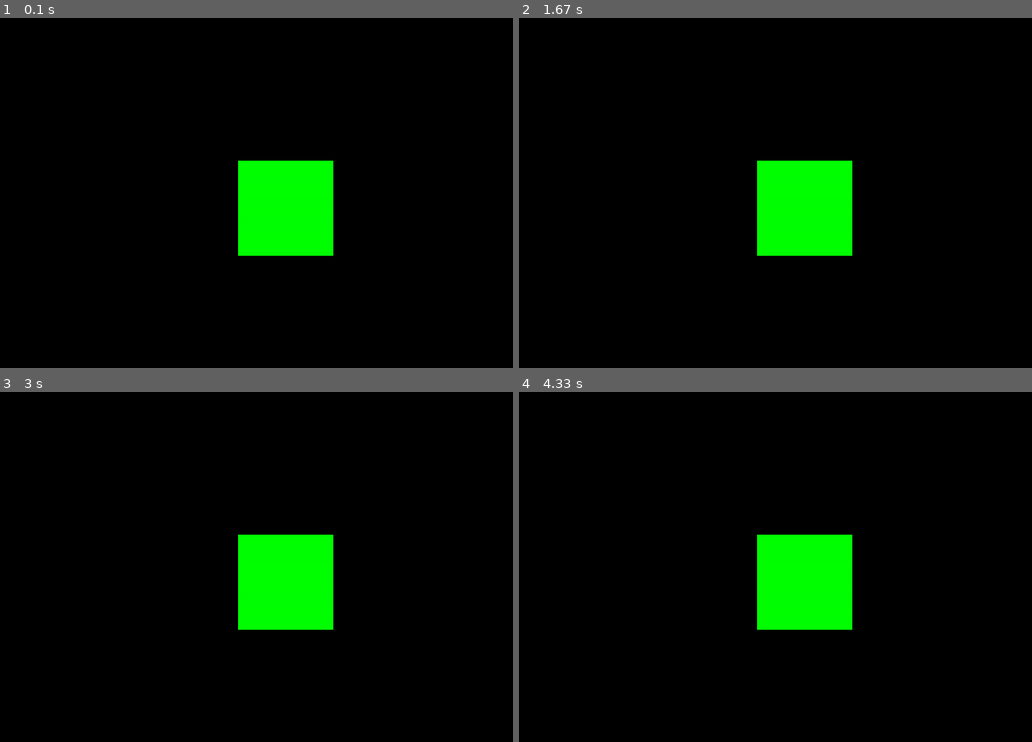
Above: before the commit, frames 1-4 (two rows, left to right).
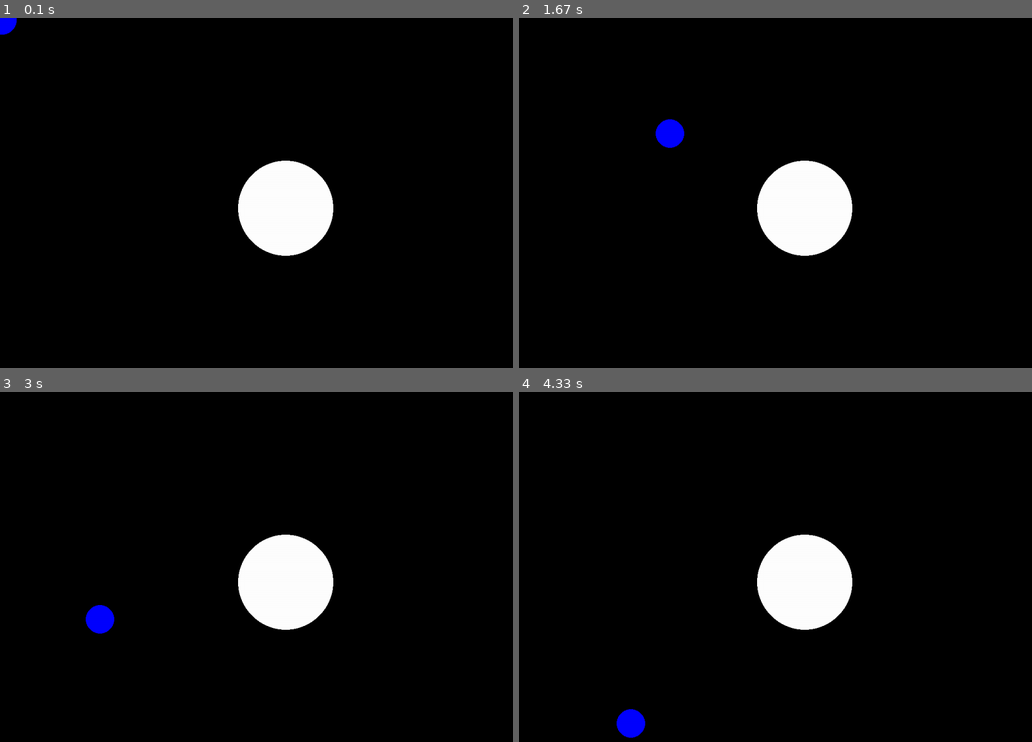
Above: after the commit, the same moments.

Repository: alekseysamodelkin/my.programs
Game: pygame game, started from change_colot(pygame).py
Two runs of this game, one before a commit and one after it. Both use one fixed random seed, a clock stepped at 60 frames per second and the inputs below.
Inputs (mouse positions are in pixels of both pictures, inside the frame that each line leads up to):
- Up to frame 1 (0.1 s): no input
- Up to frame 2 (1.67 s): click (806, 207) at 0.38 s; click (862, 291) at 0.72 s; click (1011, 343) at 1.05 s; click (667, 133) at 1.38 s
- Up to frame 3 (3 s): click (287, 630) at 1.72 s; click (205, 504) at 2.05 s; click (482, 682) at 2.38 s; click (97, 619) at 2.72 s
- Up to frame 4 (4.33 s): click (636, 507) at 3.05 s; click (667, 647) at 3.38 s; click (1006, 668) at 3.72 s; click (631, 724) at 4.05 s

The runs differ from the first frame. In frame 1, 5.2% of the frame differs, in the area x 0-65%, y 0-68%; in frame 2, 5.4%, in the area x 26-65%, y 28-68%; in frame 3, 5.4%; in frame 4, 5.4%.

Commit message:
+change_color_pygame

Diff:
--- a/change_colot(pygame).py
+++ b/change_colot(pygame).py
@@ -6,13 +6,12 @@
 import pygame
 
 
-
 def point_to_circle(point, circle):
     a = point[0] - circle[0]
     b = point[1] - circle[1]
     r = circle[2]
 
-    return a**2 + b**2 <= r**2
+    return a ** 2 + b ** 2 <= r ** 2
 
 
 def point_to_rect(point, rect):
@@ -32,28 +31,26 @@
     b = circle1[1] - circle2[1]
     c = circle1[2] + circle2[2]
 
-    return a**2 + b**2 <= c**2
+    return a ** 2 + b ** 2 <= c ** 2
+
 
 pygame.init()
-
 
 SIZE = (1200, 800)
 TITLE = "Test_color"
 screen = pygame.display.set_mode(SIZE)
 pygame.display.set_caption(TITLE)
 
-
 BLACK = (0, 0, 0)
 WHITE = (255, 255, 255)
 RED = (255, 0, 0)
-GREEN = (0,255,0)
-BLUE = (0,0, 255)
+GREEN = (0, 255, 0)
+BLUE = (0, 0, 255)
 
 circle = [600, 400, 100]
 rectangle = [500, 300, 200, 200]
 
-
-case = 2
+case = 3
 
 done = False
 
@@ -81,7 +78,6 @@
         else:
             color = WHITE
 
-
     screen.fill(BLACK)
 
     if case == 1:
@@ -90,7 +86,7 @@
         pygame.draw.rect(screen, color, [rectangle[0], rectangle[1], rectangle[2], rectangle[3]])
     elif case == 3:
         pygame.draw.circle(screen, color, [circle[0], circle[1]], circle[2])
-        pygame.draw.circle(screen, WHITE, [circle2[0], circle2[1]], circle2[2])
+        pygame.draw.circle(screen, BLUE, [circle2[0], circle2[1]], circle2[2])
 
     pygame.display.flip()
 
